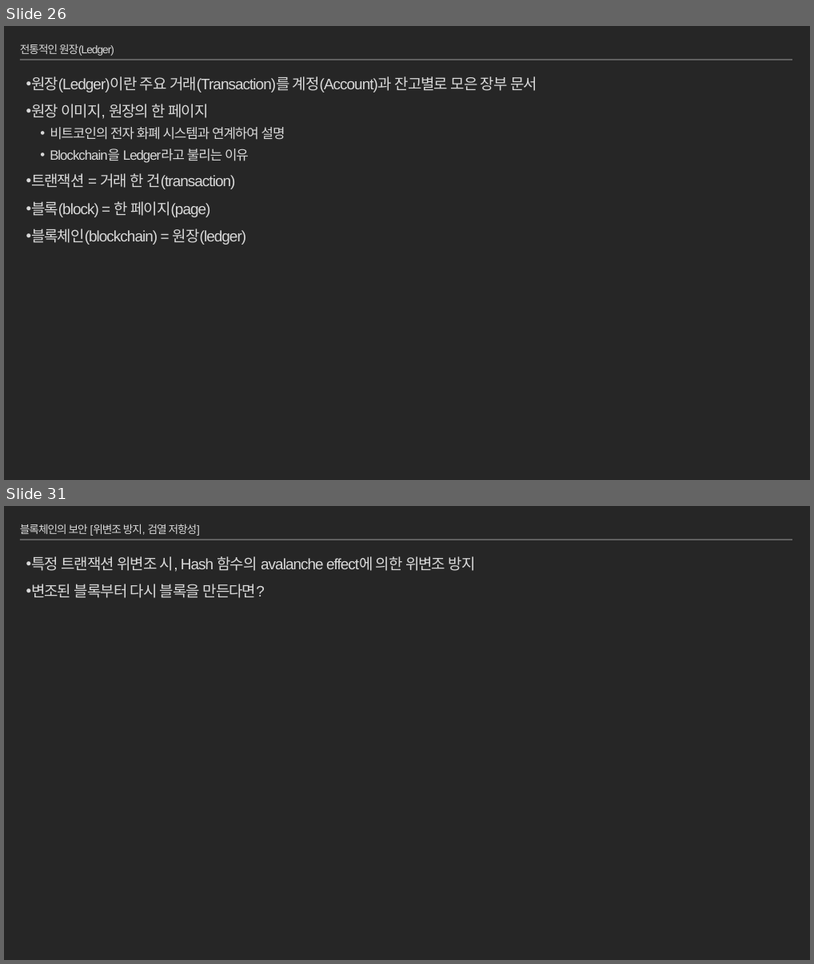
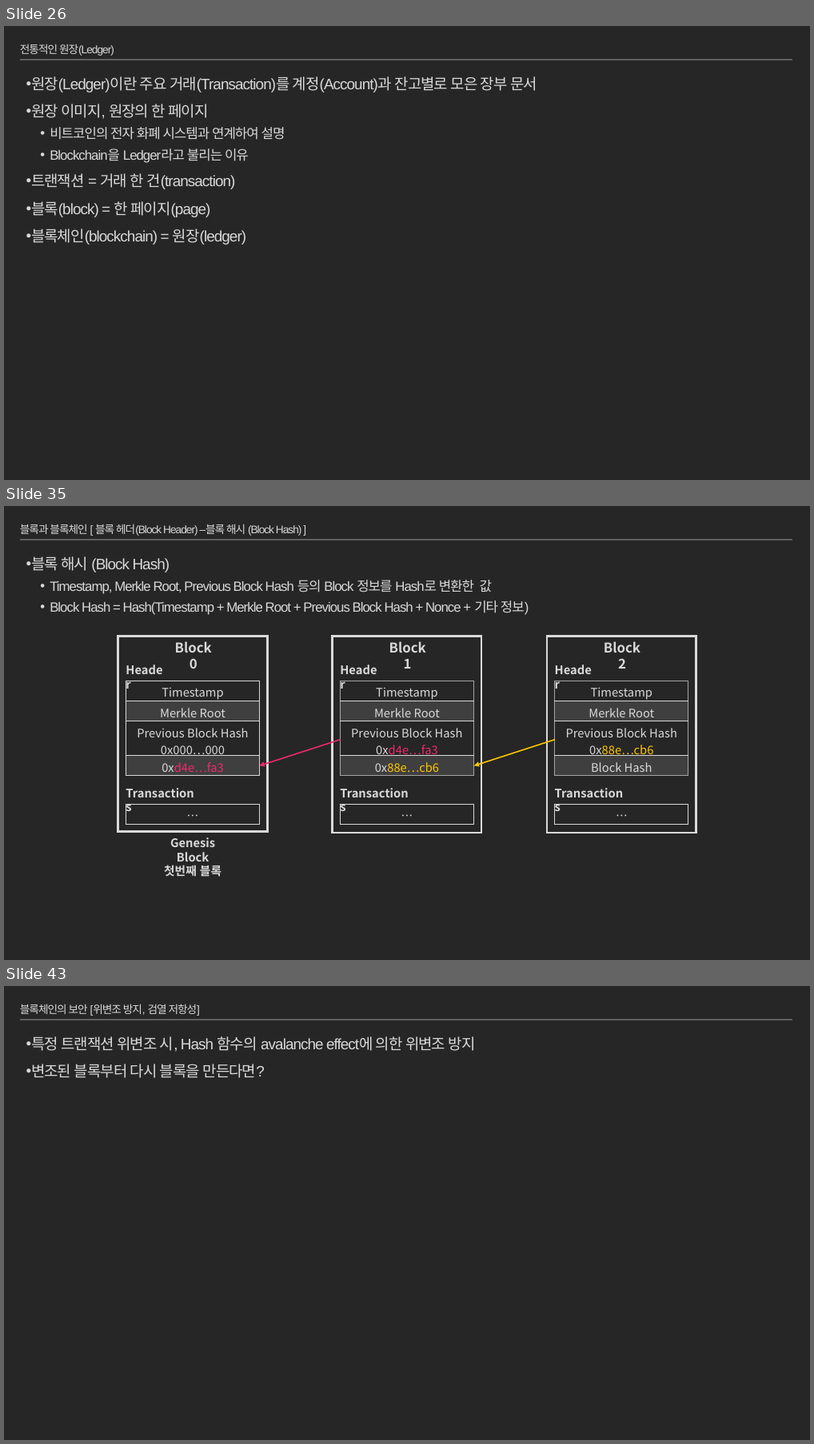
Before and after one commit to moss0801/blockchain-doc, a slide deck: General/Blockchain Part1.pptx. Shown one above the other, each under a label of ours: slides 26 and 31 before the commit, slides 26, 35 and 43 after it; the slides between them are not shown. The pictures are 814x964 and 814x1444 pixels, drawn with LibreOffice and Linux fonts; fonts in the diff are those of the drawing. Boxes give left, top, right and bottom in pixels: in the first picture for what was removed or moved away, otherwise in the second. Text is boxed around its words. In the diff, an @@ line names an element or a change of style, - is before the commit and + after.

Commit message:
Blockchain Part1 'transaciton & block', 'block & blockchain'

```diff
--- a/General/Blockchain Part1.pptx
+++ b/General/Blockchain Part1.pptx
@@ slide 35 added at [4,506,810,960], background #262626; not listed: 1 template element that a slide beside it also shows @@
@@ title added at [20,524,302,536], 13 pt, text #D9D9D9 @@
+블록과 블록체인 [ 블록 헤더(Block Header) –블록 해시 (Block Hash) ]
@@ text added at [31,556,530,615], 16 pt, text #D9D9D9 @@
+• 블록 해시 (Block Hash)
+  • Timestamp, Merkle Root, Previous Block Hash 등의 Block 정보를 Hash로 변환한 값
+  • Block Hash = Hash(Timestamp + Merkle Root + Previous Block Hash + Nonce + 기타 정보)
@@ rectangle added at [118,636,268,832], outline #D9D9D9 2.5 pt @@
@@ text added at [175,641,212,668], 16 pt, text #D9D9D9, bold @@
+Block 0
@@ rectangle added at [333,636,482,832], outline #D9D9D9 2.5 pt @@
@@ text added at [390,641,426,668], 16 pt, text #D9D9D9, bold @@
+Block 1
@@ rectangle added at [547,636,697,832], outline #D9D9D9 2.5 pt @@
@@ text added at [604,641,641,668], 16 pt, text #D9D9D9, bold @@
+Block 2
@@ text added at [120,660,174,681], 14 pt, text #D9D9D9, bold @@
+Header
@@ text added at [334,660,387,681], 14 pt, text #D9D9D9, bold @@
+Header
@@ text added at [549,660,602,681], 14 pt, text #D9D9D9, bold @@
+Header
@@ table added at [126,680,260,776], 4 rows, 1 columns @@
+Timestamp
+Merkle Root
+Previous Block Hash / 0x000…000
+0xd4e…fa3
@@ table added at [340,680,474,776], 4 rows, 1 columns @@
+Timestamp
+Merkle Root
+Previous Block Hash / 0xd4e…fa3
+0x88e…cb6
@@ table added at [555,680,689,776], 4 rows, 1 columns @@
+Timestamp
+Merkle Root
+Previous Block Hash / 0x88e…cb6
+Block Hash
@@ arrow added from (340, 740) to (260, 765), #EF296B 1.5 pt @@
@@ arrow added from (555, 740) to (474, 765), #FFC700 1.5 pt @@
@@ text added at [120,783,202,803], 14 pt, text #D9D9D9, bold @@
+Transactions
@@ text added at [334,783,417,803], 14 pt, text #D9D9D9, bold @@
+Transactions
@@ text added at [549,783,631,803], 14 pt, text #D9D9D9, bold @@
+Transactions
@@ table added at [126,804,260,824], 1 rows, 1 columns @@
+…
@@ table added at [340,804,474,824], 1 rows, 1 columns @@
+…
@@ table added at [555,804,689,824], 1 rows, 1 columns @@
+…
@@ text added at [164,837,222,876], 14 pt, text #D9D9D9, bold @@
+Genesis Block
+첫번째 블록
@@ what was slide 31 is now slide 43 @@
```
Also in this commit, not shown: 7 slides changed, 12 other slides added.
